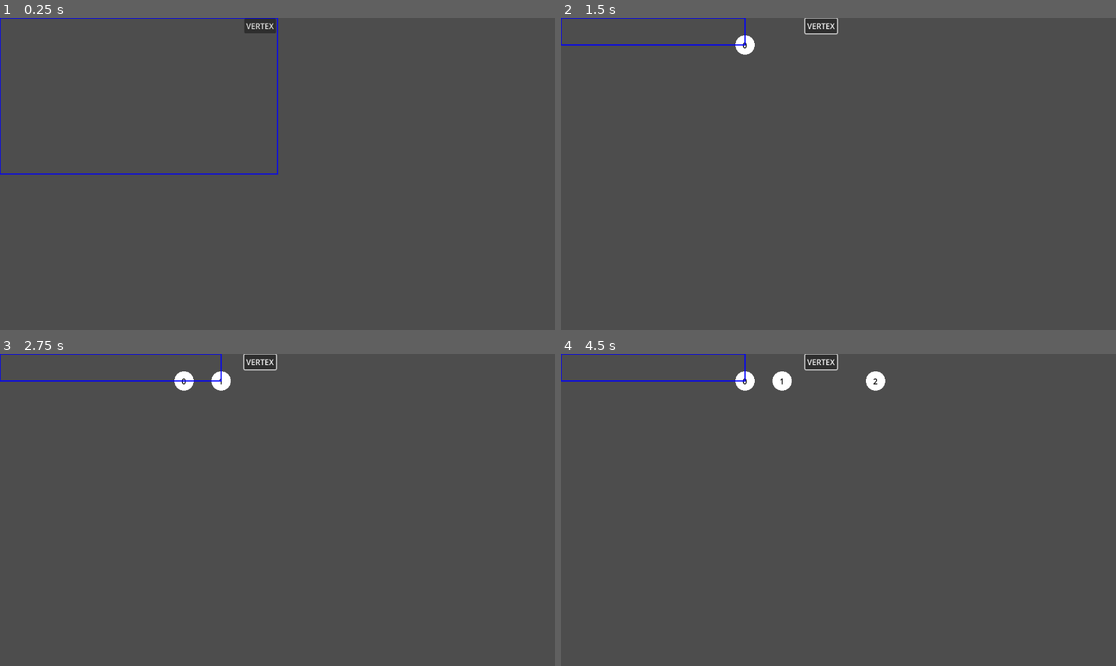
Above: before the commit, frames 1-4 (two rows, left to right).
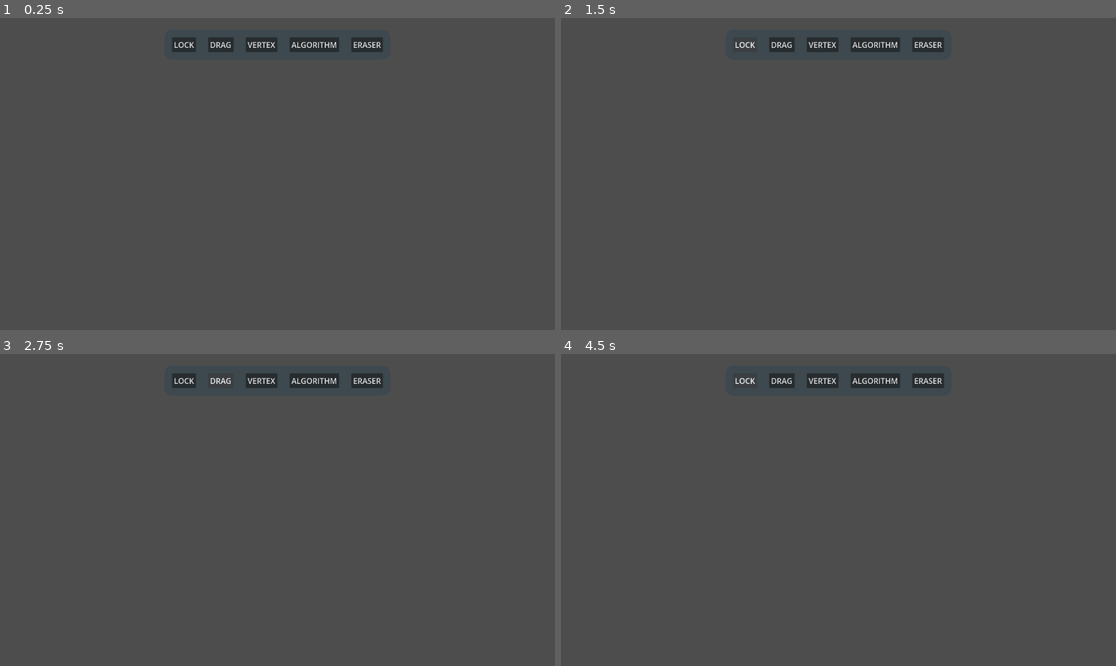
Above: after the commit, the same moments.

Repository: VerticesLTD/Graphos
Game: Godot game, scene res://main.tscn
Two runs of this game, one before a commit and one after it. Both use one fixed random seed, a clock stepped at 60 frames per second and the inputs below.
Inputs (mouse positions are in pixels of both pictures, inside the frame that each line leads up to):
- Up to frame 1 (0.25 s): no input
- Up to frame 2 (1.5 s): click "VERTEX" at 0.5 s; click (744, 46) at 1.25 s, where only the run after the commit has a clickable "LOCK"
- Up to frame 3 (2.75 s): click (222, 382) at 2 s, where only the run after the commit has a clickable "DRAG"
- Up to frame 4 (4.5 s): click (877, 382) at 2.75 s, where only the run after the commit has a clickable "ALGORITHM"; click "VERTEX" at 3.5 s; click (744, 382) at 4.25 s, where only the run after the commit has a clickable "LOCK"

The runs differ from the first frame. In frame 1, 2.2% of the frame differs, in the area x 0-69%, y 0-51%; in frame 2, 1.8%; in frame 3, 1.8%; in frame 4, 1.9%.

Commit message:
Add UI toolbar and app state. App state dictates what works and what doesn't

Diff:
--- a/controllers/GraphController.gd
+++ b/controllers/GraphController.gd
@@ -1,4 +1,4 @@
-## A class to control the graph, recieves inputs, and changes the graph.
+## A class to control the graph, recieves inputs, and changes the graph. extends Node class_name GraphController
 extends Node
 class_name GraphController
 
@@ -14,39 +14,38 @@
 
 ## Called when the node enters the scene tree for the first time.
 func _ready() -> void:
-	# Subscribe to intentions to catch input
-	InputHandler.subscribe_to_intention(InputHandler.INTENTION_TYPE.MOUSE_CLICK, self)
-	InputHandler.subscribe_to_intention(InputHandler.INTENTION_TYPE.MOUSE_MOTION, self)
-	InputHandler.subscribe_to_intention(InputHandler.INTENTION_TYPE.KEYBOARD, self)
-
+	pass
+
+func _process(_delta: float) -> void:
+	# Graph controller only processes input if app is in VERTEX state.
+	# This let's us do things like drag without placing vertices.
+	if Globals.current_state != Globals.State.VERTEX:
+		set_process_unhandled_input(false)
+	else:
+		set_process_unhandled_input(true)
 
 ## ------------------------------------------------------------------------------
 ## INPUT HANDLING
 ## ------------------------------------------------------------------------------
 
-## This function is executed by InputHandler for the subscribed intentions.
-func execute_intention(intention: InputHandler.Intention) -> void:
-	# Grab the data from the intention
-	var event: InputEvent = intention.event
-	var mouse_global_pos: Vector2 = intention.mouse_global_pos
-
+func _unhandled_input(event: InputEvent) -> void:
 	# 1. MOTION (Dragging)
 	# Handled first because its the most frequent one.
 	if event is InputEventMouseMotion:
-		_handle_mouse_movement(mouse_global_pos)
+		_handle_mouse_movement(event.global_position)
 		return
 
 	# 2. LEFT_CLICKS & LEFT_RELEASES
 	if event is InputEventMouseButton and event.button_index == MOUSE_BUTTON_LEFT:
 		if event.is_pressed():
-			_handle_left_click(mouse_global_pos)
+			_handle_left_click(event.global_position)
 		else:
 			_handle_left_release()
 
 	# 3. RIGHT_CLICKS & RIGHT_RELEASES
 	if event is InputEventMouseButton and event.button_index == MOUSE_BUTTON_RIGHT:
 		if event.is_pressed():
-			_handle_right_click(mouse_global_pos)
+			_handle_right_click(event.global_position)
 		else:
 			_handle_right_release()
 
--- a/main.tscn
+++ b/main.tscn
@@ -1,9 +1,20 @@
-[gd_scene load_steps=5 format=3 uid="uid://yxcr5kwlindq"]
+[gd_scene load_steps=6 format=3 uid="uid://yxcr5kwlindq"]
 
 [ext_resource type="Script" uid="uid://c2yhxp7188k8k" path="res://graphs/undirected-graph/UndirectedGraph.gd" id="1_0xm2m"]
 [ext_resource type="Script" uid="uid://bi4h7vrxw31jb" path="res://controllers/GraphController.gd" id="2_0xm2m"]
 [ext_resource type="Script" uid="uid://4boow4h1ajkt" path="res://ui/global/global_UI.gd" id="3_1bvp3"]
 [ext_resource type="Script" uid="uid://crmqoaf7l145k" path="res://ui/selection/selection_rectangle_view.gd" id="4_lquwl"]
+
+[sub_resource type="StyleBoxFlat" id="StyleBoxFlat_1bvp3"]
+bg_color = Color(0.019521689, 0.2182971, 0.34787467, 0.22352941)
+corner_radius_top_left = 15
+corner_radius_top_right = 15
+corner_radius_bottom_right = 15
+corner_radius_bottom_left = 15
+expand_margin_left = 15.0
+expand_margin_top = 15.0
+expand_margin_right = 15.0
+expand_margin_bottom = 15.0
 
 [node name="Main" type="Node2D"]
 script = ExtResource("1_0xm2m")
@@ -23,11 +34,51 @@
 script = ExtResource("4_lquwl")
 metadata/_custom_type_script = "uid://crmqoaf7l145k"
 
-[node name="VertexToolButton" type="Button" parent="CanvasLayer"]
-offset_left = 507.0
-offset_top = 1.0
-offset_right = 573.0
-offset_bottom = 32.0
+[node name="MarginContainer" type="MarginContainer" parent="CanvasLayer"]
+anchors_preset = 5
+anchor_left = 0.5
+anchor_right = 0.5
+offset_left = -28.0
+offset_right = 28.0
+offset_bottom = 40.0
+grow_horizontal = 2
+theme_override_constants/margin_top = 40
+
+[node name="PanelContainer" type="PanelContainer" parent="CanvasLayer/MarginContainer"]
+layout_mode = 2
+theme_override_styles/panel = SubResource("StyleBoxFlat_1bvp3")
+
+[node name="HBoxContainer" type="HBoxContainer" parent="CanvasLayer/MarginContainer/PanelContainer"]
+layout_mode = 2
+theme_override_constants/separation = 25
+
+[node name="LockTool" type="Button" parent="CanvasLayer/MarginContainer/PanelContainer/HBoxContainer"]
+layout_mode = 2
+focus_mode = 0
+text = "LOCK"
+
+[node name="Drag" type="Button" parent="CanvasLayer/MarginContainer/PanelContainer/HBoxContainer"]
+layout_mode = 2
+focus_mode = 0
+text = "DRAG"
+
+[node name="Vertex" type="Button" parent="CanvasLayer/MarginContainer/PanelContainer/HBoxContainer"]
+layout_mode = 2
+focus_mode = 0
 text = "VERTEX"
 
-[connection signal="pressed" from="CanvasLayer/VertexToolButton" to="CanvasLayer" method="_on_vertex_tool_button_pressed"]
+[node name="Algorithm" type="Button" parent="CanvasLayer/MarginContainer/PanelContainer/HBoxContainer"]
+layout_mode = 2
+focus_mode = 0
+text = "ALGORITHM"
+
+[node name="Eraser" type="Button" parent="CanvasLayer/MarginContainer/PanelContainer/HBoxContainer"]
+layout_mode = 2
+focus_mode = 0
+text = "ERASER"
+
+[connection signal="pressed" from="CanvasLayer/MarginContainer/PanelContainer/HBoxContainer/LockTool" to="CanvasLayer" method="_on_lock_tool_pressed"]
+[connection signal="pressed" from="CanvasLayer/MarginContainer/PanelContainer/HBoxContainer/Drag" to="CanvasLayer" method="_on_drag_pressed"]
+[connection signal="pressed" from="CanvasLayer/MarginContainer/PanelContainer/HBoxContainer/Vertex" to="CanvasLayer" method="_on_vertex_pressed"]
+[connection signal="pressed" from="CanvasLayer/MarginContainer/PanelContainer/HBoxContainer/Algorithm" to="CanvasLayer" method="_on_algorithm_pressed"]
+[connection signal="pressed" from="CanvasLayer/MarginContainer/PanelContainer/HBoxContainer/Eraser" to="CanvasLayer" method="_on_eraser_pressed"]
--- a/scripts/utils/globals.gd
+++ b/scripts/utils/globals.gd
@@ -1,4 +1,5 @@
 extends Node
+
 # ------------
 # Logging tags
 # ------------
@@ -7,6 +8,17 @@
 const VIS_TAG = "VISUAIZER"
 const MGR_TAG = "MANAGER"
 const EVNT_TAG = "EVENT"
+
+# ------------
+# App states
+# ------------
+enum State {
+	DRAG,
+	VERTEX,
+	ALG,
+	ERASER,
+}
+var current_state: State
 
 # ------------
 # Vertex globals
--- a/ui/global/global_UI.gd
+++ b/ui/global/global_UI.gd
@@ -3,40 +3,35 @@
 @onready var ui_selection_rect: UISelectionRect = $UISelectionRect
 @onready var vertex_tool_button: Button = $VertexToolButton
 
-enum TOOL {
-	CURSOR,
-	VERTEX,
-	PATH,
-}
-
 @onready var graph_controller: GraphController = $"../GraphController"
 
-var current_tool = TOOL.VERTEX
 
 # Called when the node enters the scene tree for the first time.
 func _ready() -> void:
-	InputHandler.subscribe_to_intention(
-		InputHandler.INTENTION_TYPE.MOUSE_CLICK,
-		self
-	)
-	pass # Replace with function body.
+	ui_selection_rect.queue_free()
 
 
 # Called every frame. 'delta' is the elapsed time since the previous frame.
 func _process(_delta: float) -> void:
 	pass
 
-func execute_intention(intention: InputHandler.Intention) -> void:
-	var event:InputEventMouseButton = intention.event
 
-	if event.button_index == MOUSE_BUTTON_LEFT:
-		_handle_left_click(intention.mouse_global_pos)
+## Should let user stay in current tool after every action
+func _on_lock_tool_pressed() -> void:
+	pass # Replace with function body.
 
-func _handle_left_click(mouse_position:Vector2):
-	match current_tool:
-		TOOL.VERTEX:
-				graph_controller._handle_left_click(mouse_position)
-				graph_controller._handle_left_release()
 
-func _on_vertex_tool_button_pressed() -> void:
-	current_tool = TOOL.VERTEX
+func _on_drag_pressed() -> void:
+	Globals.current_state = Globals.State.DRAG
+
+
+func _on_vertex_pressed() -> void:
+	Globals.current_state = Globals.State.VERTEX
+
+
+func _on_algorithm_pressed() -> void:
+	Globals.current_state = Globals.State.ALG
+
+
+func _on_eraser_pressed() -> void:
+	Globals.current_state = Globals.State.ERASER
